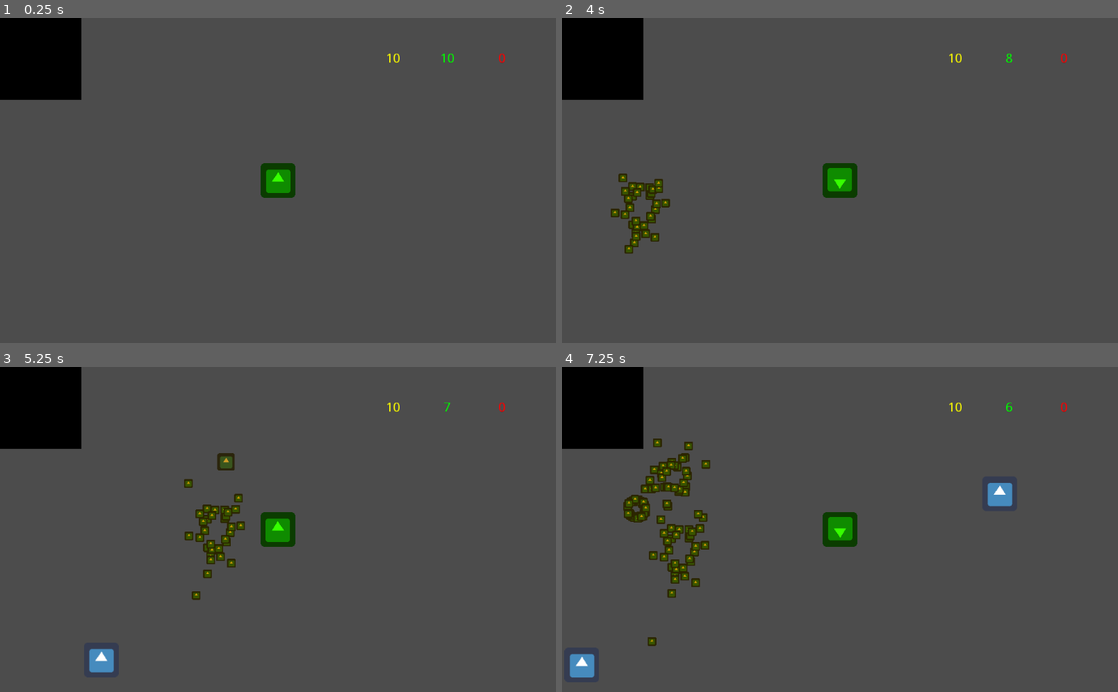
Above: before the commit, frames 1-4 (two rows, left to right).
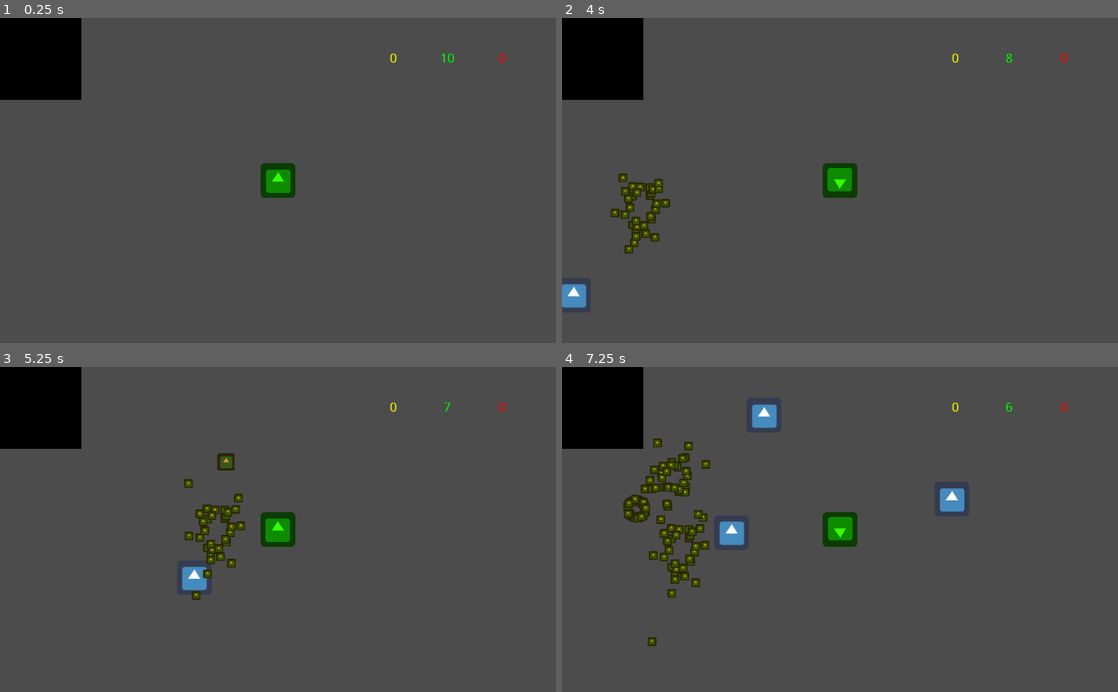
Above: after the commit, the same moments.

Repository: ygda-org/duckin
Game: Godot game, scene res://scenes/attack_phase/Attack_Scene.tscn
Two runs of this game, one before a commit and one after it. Both use one fixed random seed, a clock stepped at 60 frames per second and the inputs below. This scene is started directly instead of the project's main scene. The engine's default icon, where the game draws it, is replaced by a stand-in: a white triangle on a blue panel in a dark square.
Inputs (mouse positions are in pixels of both pictures, inside the frame that each line leads up to):
- Up to frame 1 (0.25 s): no input
- Up to frame 2 (4 s): tap Enter at 0.5 s; move the mouse to (962, 164) at 0.52 s; hold D (move_right) 0.53-1.28 s; tap E (interact) at 0.6, 2.1, 3.6 s; tap Space at 1.25 s; move the mouse to (728, 196) at 1.27 s; hold S (move_backwards) 1.28-2.03 s; click (728, 196) at 1.35 s; move the mouse to (895, 109) at 2.02 s; hold D (move_right) 2.03-2.78 s; move the mouse to (812, 245) at 2.77 s; hold W (move_forwards) 2.78-3.53 s; click (812, 245) at 2.85 s; move the mouse to (1006, 229) at 3.52 s; hold A (move_left) from 3.53 s (still down)
- Up to frame 3 (5.25 s): move the mouse to (111, 480) at 4.27 s; click (111, 480) at 4.35 s; move the mouse to (305, 529) at 5.02 s; release A (move_left) at 5.03 s; hold S (move_backwards) from 5.03 s (still down); tap E (interact) at 5.1 s
- Up to frame 4 (7.25 s): move the mouse to (756, 448) at 5.77 s; release S (move_backwards) at 5.78 s; hold D (move_right) 5.78-6.53 s; click (756, 448) at 5.85 s; move the mouse to (962, 513) at 6.52 s; hold W (move_forwards) from 6.53 s (still down); tap E (interact) at 6.6 s

The runs differ from the first frame. In frame 1, less than 0.1% of the frame differs, in the area x 69-72%, y 10-14%; in frame 2, 0.4%; in frame 3, 0.7%; in frame 4, 1.7%, in the area x 1-81%, y 10-96%.

Commit message:
Fixed Attack Issues
- Player now gains coins once an enemy is killed
- Enemies now move faster (speed increased from 20 -> 90)
- Ducks are shot at a faster speed to handle enemy movement

Diff:
--- a/scenes/Explosive Duck/Explosive Duck.gd
+++ b/scenes/Explosive Duck/Explosive Duck.gd
@@ -1,6 +1,6 @@
 extends KinematicBody2D
 
-export var speed = 250
+export var speed = 450
 var velocity = Vector2(0,0)
 var click_position = Vector2(0,0)
 var damage = 50
@@ -29,6 +29,7 @@
 		var distance = position.distance_to(enemy.global_position)
 		if distance <= blast_radius:
 			enemy.take_damage(damage)
+			player.change_money(1)
 	player._duck_ping()
 	queue_free()
 
--- a/scenes/attack_phase/Enemies/Basic_Enemy/Basic_Enemy.gd
+++ b/scenes/attack_phase/Enemies/Basic_Enemy/Basic_Enemy.gd
@@ -16,7 +16,7 @@
 # Called every frame. 'delta' is the elapsed time since the previous frame.
 func _process(delta):
 	# Moves to Vector(0,0) at a speed of 1 unit per second
-	var speed = 20 # Change this to increase it to more units/second
+	var speed = 90 # Change this to increase it to more units/second
 	global_position = global_position.move_toward(Vector2(0,0), delta * speed)
 
 	if (global_position == Vector2(0, 0)):
--- a/scenes/player/player.gd
+++ b/scenes/player/player.gd
@@ -8,7 +8,7 @@
 var can_throw = true
 export var food_count = 10
 export var duck_count = 0
-export var money = 10
+export var money = 0
 export var is_active = true
 export var is_attacking = false
 export var can_attack = false
--- a/scenes/ui/player_ui.gd
+++ b/scenes/ui/player_ui.gd
@@ -11,7 +11,7 @@
 	_update()
 
 func _update():
-	if($info/money.text.length() != String(money).length()):
+	if($info/money.text.length() == String(money).length()):
 		_recenter()
 	elif($info/food.text.length() != String(money).length()):
 		_recenter()
